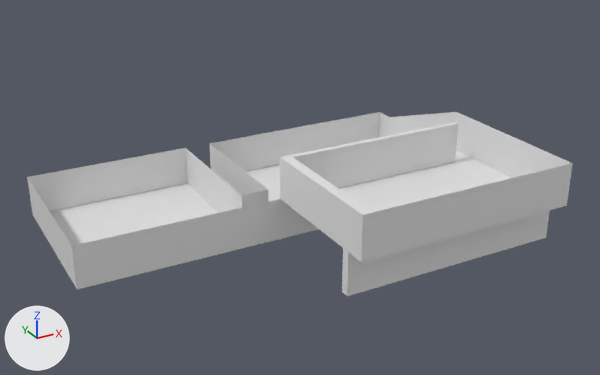
A saved change to the Blender file Blender/Playground.blend.
Camera for both pictures: a camera (50 mm lens) standing at (-137.1, -235.6, 130.3) and looking at (-11.4, -7.2, 16.0). Every picture has the same lights, and +X, +Y and +Z are marked at lower left.
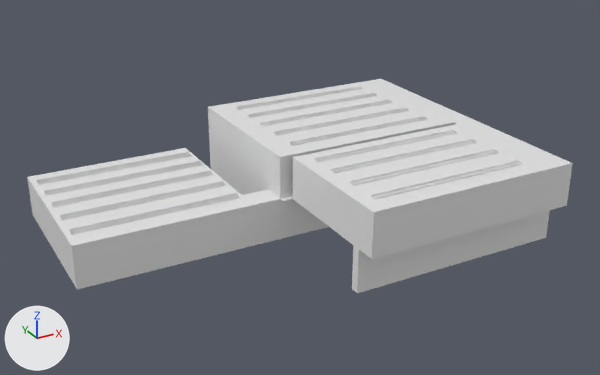
Where the newer file only moved an object's origin or applied its transform, the numbers keep the older frame.

Edits to the scene script, one JSON object a line:
```json
{"op": "add", "block": "mat_playground_lighttubes", "code": ["mat_playground_lighttubes = principled_material('Playground_LightTubes')", "mat_playground_lighttubes.base_color = (0.8, 0.8, 0.8)  # white #e7e7e7"]}
{"block": "me_cube", "where": "# used by ob_mesh; parent = ob_playground; location = (-60.59, 19.77, 25.0); scale = (30.0, 30.0, 30.0)"}
{"op": "remove", "block": "me_cube", "code": "me_cube.from_pydata(...)  # 80 vertices, 62 faces; spans x -1.0..4.0, y -2.67..1.0, z -0.83..0.17"}
{"op": "add", "block": "me_cube", "code": "me_cube.from_pydata(...)  # 75 vertices, 59 faces; spans x -1.0..4.0, y -2.67..1.0, z -0.83..0.17"}
{"block": "me_cube", "change": "me_cube part 1"}
{"block": "me_cube", "change": "9 vertices are removed from x 1.33, y -2.67..-1.07, z -0.83..0.17"}
{"block": "me_cube", "change": "13 faces are deleted"}
{"block": "me_cube", "change": "4 vertices are added at (4.0, 1.0, 0.17), (1.33, 1.0, 0.17), (1.33, -0.7, 0.17), (1.33, 0.75, 0.17)"}
{"block": "me_cube", "change": "10 new faces join them"}
{"op": "add", "block": "me_cube_001", "code": ["me_cube_001 = bpy.data.meshes.new('Cube.001')", "me_cube_001.from_pydata(...)  # 112 vertices, 70 faces; spans x -88.8..44.4, y -53.3..42.7, z 14.0..30.7", "me_cube_001.materials.append(mat_playground_lighttubes)  # white #e7e7e7"]}
{"op": "add", "block": "ob_lighttubes", "code": ["ob_lighttubes = bpy.data.objects.new('LightTubes', me_cube_001)", "ob_lighttubes.parent = ob_playground", "ob_lighttubes.location = (0.0, 0.0, 0.0)"]}
```

Pixel boxes [x1, y1, x2, y2] of what changed, in the pictures (600 x 375 px; the box of a moved part takes in the faces that stretch with it):
```json
{"object": "Mesh", "change": "reshaped", "before": [27, 112, 573, 296], "after": [27, 79, 573, 293], "on screen": "16% taller"}
{"object": "LightTubes", "change": "added", "after": [37, 86, 522, 235]}
{"part": 1, "of": "me_cube", "change": "moved or reshaped", "before": [280, 122, 458, 296], "after": [28, 79, 571, 293]}
```
